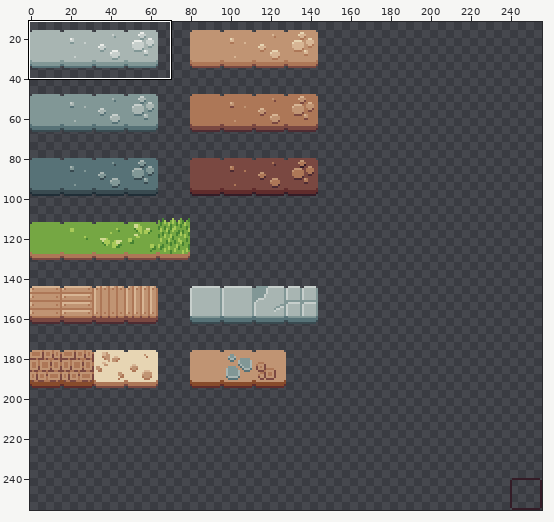
Sprite sheet: static/images/world/tiles.png. The picture above shows the old version from afar; the outline marks the close-up.
Close-up. Earlier state:
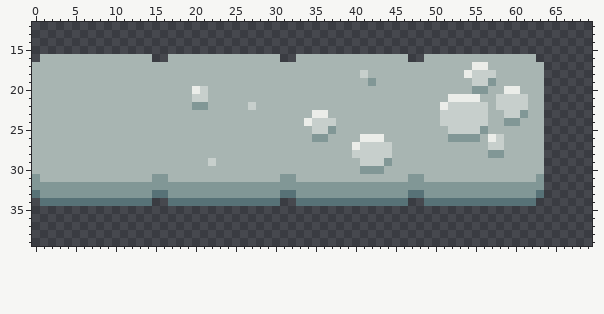
The file is 256x256 pixels. Shown: x 0..69, y 12..39. The wide view leaves out empty margins.
And afterwards:
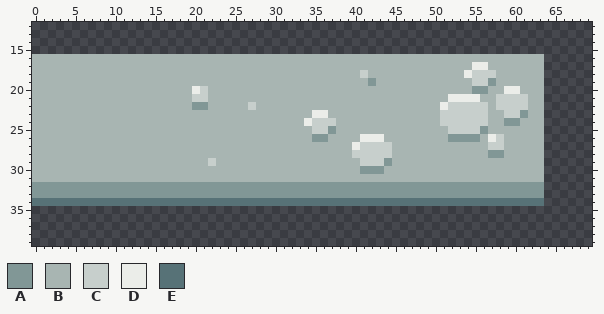
Palette (. is transparent): A #819796  B #a8b5b2  C #c7cfcc  D #ebede9  E #577277
Diff:
y 16: x 0 . -> B; x 15..16 .. -> BB; x 31..32 .. -> BB; x 47..48 .. -> BB; x 63 . -> B
y 31: x 0 A -> B; x 15..16 AA -> BB; x 31..32 AA -> BB; x 47..48 AA -> BB; x 63 A -> B
y 33: x 0 E -> A; x 15..16 EE -> AA; x 31..32 EE -> AA; x 47..48 EE -> AA; x 63 E -> A
y 34: x 0 . -> E; x 15..16 .. -> EE; x 31..32 .. -> EE; x 47..48 .. -> EE; x 63 . -> E
